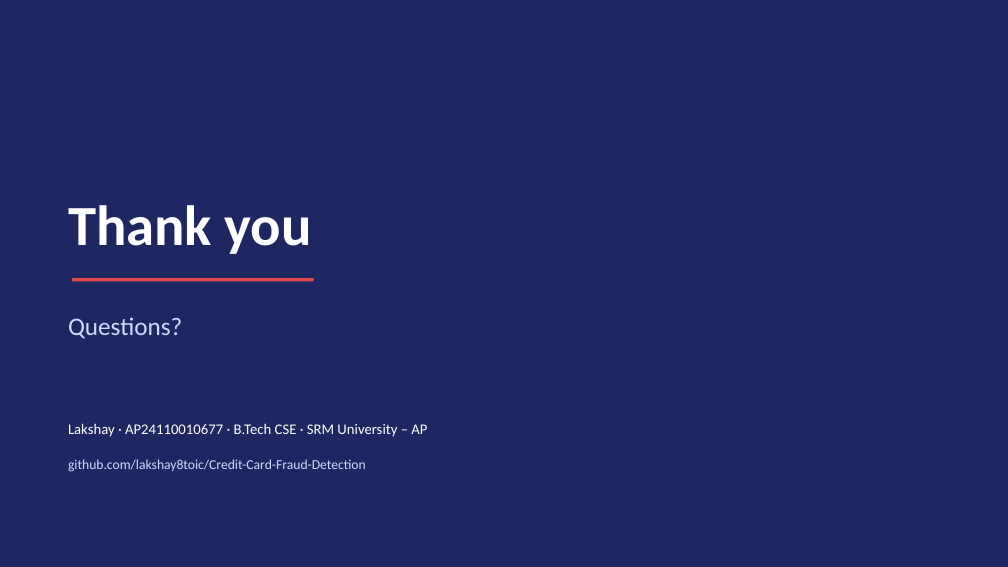
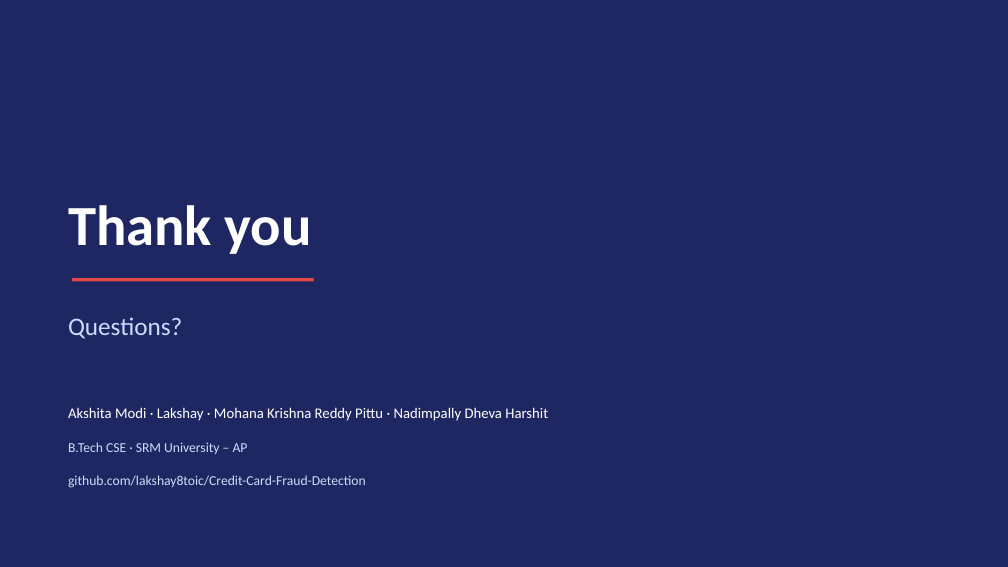
Before and after one commit to lakshay8toic/Credit-Card-Fraud-Detection, a slide deck: slide 20 of Presentation/Credit Card Fraud Detection - Presentation.pptx. Drawn at 1008x567 pixels with LibreOffice and Linux fonts; fonts in the diff are those of the drawing. Boxes give left, top, right and bottom in pixels: in the first picture for what was removed or moved away, otherwise in the second. Text is boxed around its words. In the diff, an @@ line names an element or a change of style, - is before the commit and + after.

```diff
--- a/Presentation/Credit Card Fraud Detection - Presentation.pptx
+++ b/Presentation/Credit Card Fraud Detection - Presentation.pptx
@@ text at bbox=[68, 407, 548, 454]: text changed @@
-Lakshay · AP24110010677 · B.Tech CSE · SRM University – AP
+Akshita Modi · Lakshay · Mohana Krishna Reddy Pittu · Nadimpally Dheva Harshit
+B.Tech CSE · SRM University – AP
```
Also in this commit, not shown: 1 other slide changed, 3 other files.
